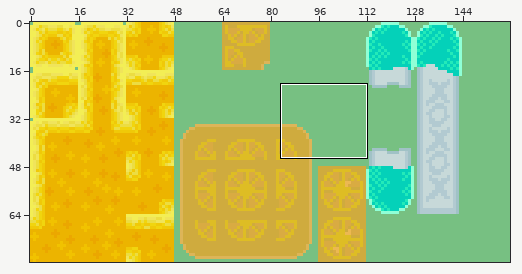
One commit to this pixel-art file: Assets/Art/Tilesets/sour/sour aseprite.aseprite. Above: a wide view before the commit, with the close-up outlined.
Close-up. Earlier state:
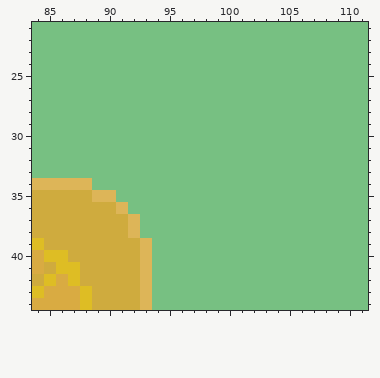
160x80 pixels, 1 frame. Shown: x 84..111, y 21..44.
The same view after the edit:
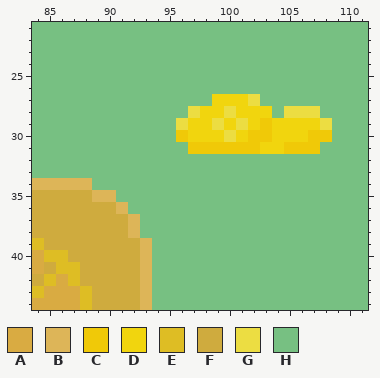
Palette (. is transparent): A #d9ab42  B #ddb558  C #f0c908  D #f1d50e  E #debd24  F #cfab3e  G #ecdd42  H #77c082
The exact change:
Layer "tilemap":
y 27: x 99..102 HHHH -> DDDG
y 28: x 97..103 HHHHHHH -> GDDGDDD; x 105..107 HHH -> GGG
y 29: x 96..108 HHHHHHHHHHHHH -> GDDGDGDCDDDDG
y 30: x 96..108 HHHHHHHHHHHHH -> CDDDGDCCDDDCC
y 31: x 97..107 HHHHHHHHHHH -> CCCCCCDDCCC
Where, in picture pixels (left, top, right, bottom), the same in both close-ups:
changed: (176, 94, 332, 154)
